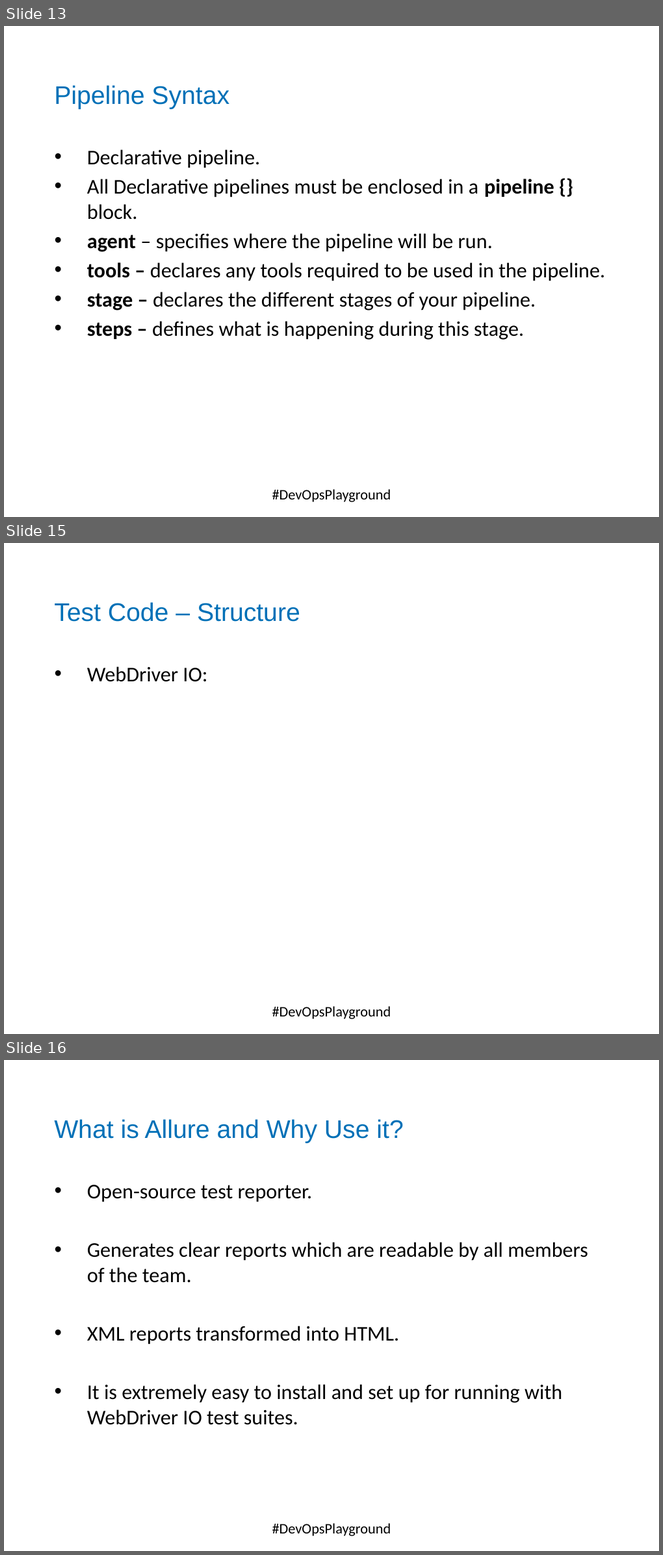
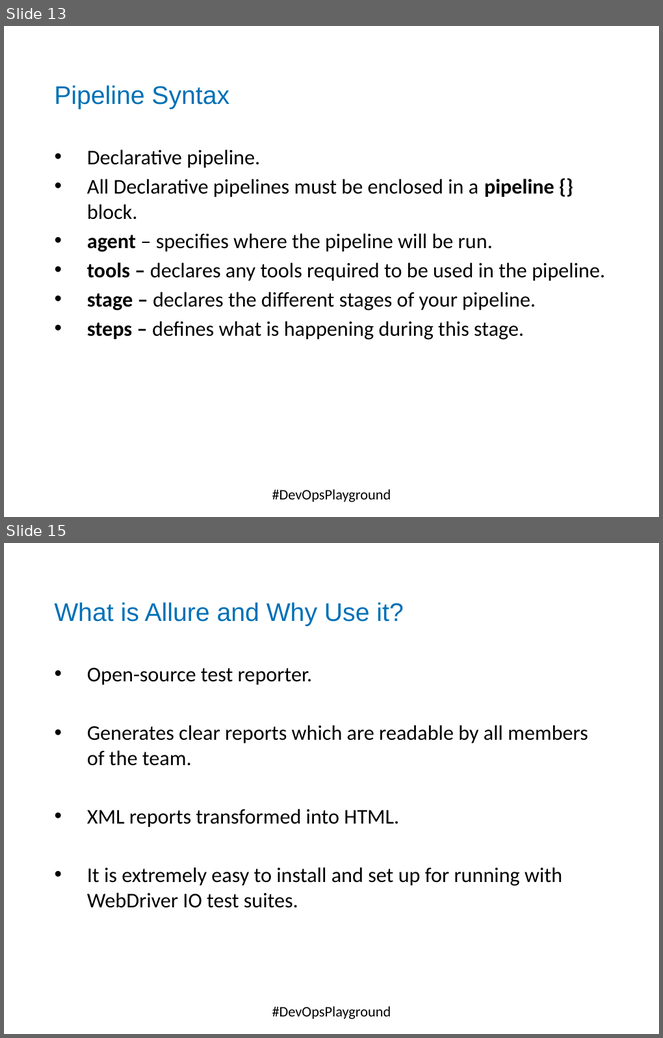
Before and after one commit to DevOpsPlayground/Hands-on-with-Continuous-Testing-using-Jenkins-and-Zalenium, a slide deck: ZaleniumJenkins.pptx. Shown one above the other, each under a label of ours: slides 13, 15 and 16 before the commit, slides 13 and 15 after it; the slides between them are not shown. The pictures are 663x1555 and 663x1038 pixels, drawn with LibreOffice and Linux fonts; fonts in the diff are those of the drawing; background and template pictures are left out. Boxes give left, top, right and bottom in pixels: in the first picture for what was removed or moved away, otherwise in the second. Text is boxed around its words. In the diff, an @@ line names an element or a change of style, - is before the commit and + after.

```diff
--- a/ZaleniumJenkins.pptx
+++ b/ZaleniumJenkins.pptx
@@ slide 15 removed at (x1=4, y1=543, x2=659, y2=1034), background #FFFFFF; not listed: 1 template element that a slide beside it also shows @@
@@ text removed at (x1=54, y1=602, x2=300, y2=622) @@
-Test Code – Structure
@@ text removed at (x1=87, y1=667, x2=207, y2=682) @@
-• WebDriver IO:
@@ text removed at (x1=272, y1=1006, x2=391, y2=1019) @@
-#DevOpsPlayground
@@ what was slide 16 is now slide 15 @@
```
Also in this commit, not shown: 1 slide changed, 3 other files.
